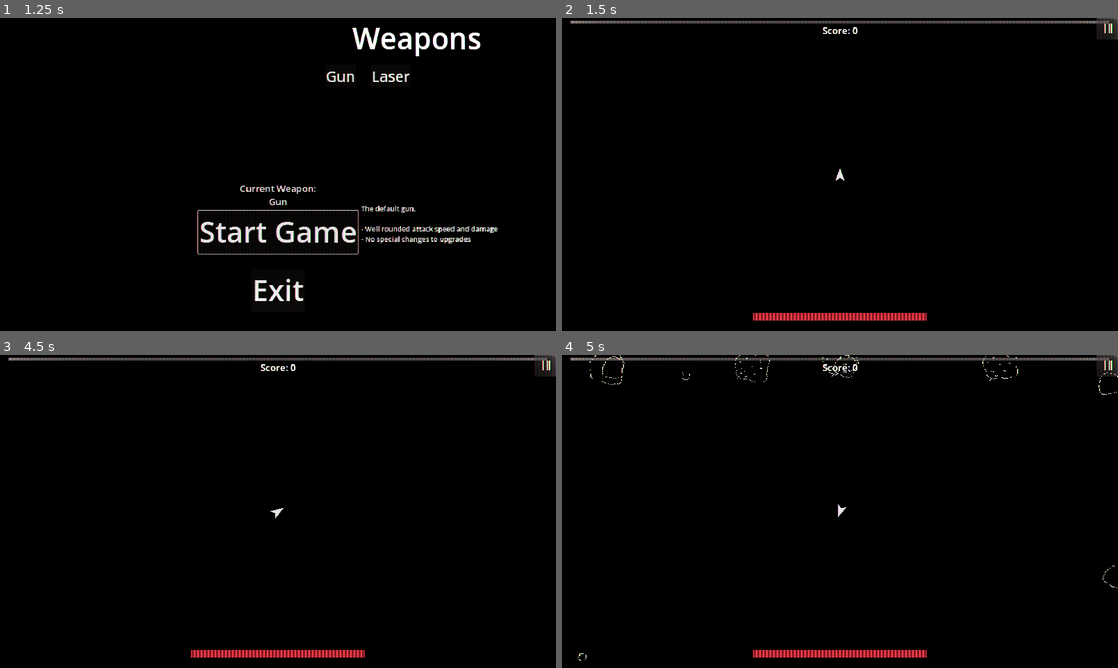
Above: before the commit, frames 1-4 (two rows, left to right).
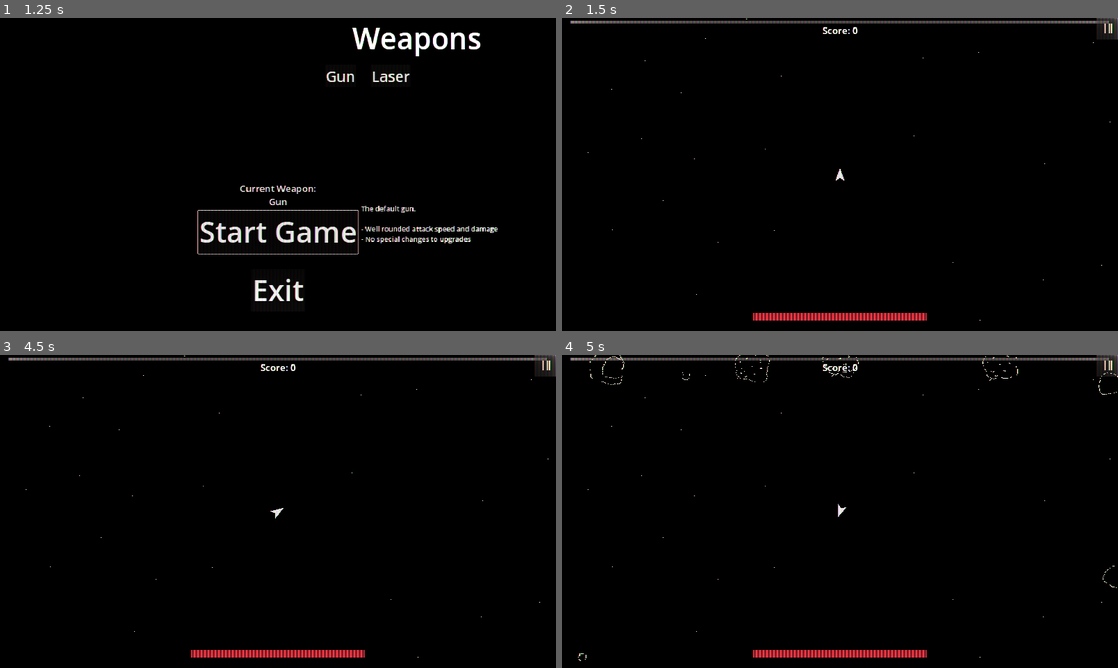
Above: after the commit, the same moments.

Repository: CoilSeb/AsteroidsPersonal
Game: Godot game, scene res://Scenes/Screens/Start Screen/StartScreen.tscn
Two runs of this game, one before a commit and one after it. Both use one fixed random seed, a clock stepped at 60 frames per second and the inputs below.
Inputs (mouse positions are in pixels of both pictures, inside the frame that each line leads up to):
- Up to frame 1 (1.25 s): click "Start Game" at 0.5 s
- Up to frame 2 (1.5 s): click "Start Game" at 1.25 s
- Up to frame 3 (4.5 s): click (544, 364) at 2 s; click "Restart Game" at 2.75 s; click "Start Game" at 3.5 s; tap Enter at 4.25 s; move the mouse to (400, 495) at 4.27 s; hold Right (ui_right) from 4.28 s (still down); tap E (E) at 4.35 s
- Up to frame 4 (5 s): keep holding Right (ui_right); tap L (L) at 4.55 s

Frame 1 is identical in both runs. In frame 2, less than 0.1% of the frame differs, in the area x 4-99%, y 0-97%; in frame 3, less than 0.1%; in frame 4, less than 0.1%.

Commit message:
Added new folder "Sounds" to folder_colors dictionary

Diff:
--- a/Scenes/Asteroids/Big Asteroid/Big_Asteroid.gd
+++ b/Scenes/Asteroids/Big Asteroid/Big_Asteroid.gd
@@ -49,7 +49,6 @@
 	old_position = position
 
 	if weighted && !counted:
-		print("+", weight)
 		Global.enemy_weight += weight
 		counted = true
 
@@ -94,7 +93,6 @@
 
 	if weighted:
 		Global.enemy_weight -= weight
-		print("-", weight)
 		medium_asteroid1.weighted = true
 		medium_asteroid2.weighted = true
 
--- a/Scenes/Asteroids/Big Asteroid/Big_Asteroid.tscn
+++ b/Scenes/Asteroids/Big Asteroid/Big_Asteroid.tscn
@@ -1,11 +1,11 @@
 [gd_scene load_steps=7 format=3 uid="uid://dyqcmx1cj35wv"]
 
 [ext_resource type="Script" path="res://Scenes/Asteroids/Big Asteroid/Big_Asteroid.gd" id="1_dbir2"]
-[ext_resource type="Texture2D" uid="uid://diia43eytv2d" path="res://Sprites/Asteroids/Big_Asteroid-1.png.png" id="2_pfos4"]
-[ext_resource type="Texture2D" uid="uid://cf4ytmn00xnyf" path="res://Sprites/Asteroids/Big_Crack1-1.png.png" id="3_wa68l"]
-[ext_resource type="Texture2D" uid="uid://ce4j7lrf3lvas" path="res://Sprites/Asteroids/Big_Crack2-2.png.png" id="4_n8tjc"]
-[ext_resource type="Texture2D" uid="uid://cs4hs8gfxfsa6" path="res://Sprites/Asteroids/Big_Crack3-3.png.png" id="5_vawms"]
-[ext_resource type="Texture2D" uid="uid://cbo0cofmvltld" path="res://Sprites/Asteroids/Big_Crack4-4.png.png" id="6_d2254"]
+[ext_resource type="Texture2D" uid="uid://d0miblu24pqpv" path="res://Sprites/Asteroids/Big_Asteroid-1.png-1.png.png" id="2_biqs4"]
+[ext_resource type="Texture2D" uid="uid://ch7odur0llejy" path="res://Sprites/Asteroids/Big_Crack1-1.png-1.png.png" id="3_en5h0"]
+[ext_resource type="Texture2D" uid="uid://dhcsyp8vtftx2" path="res://Sprites/Asteroids/Big_Crack2-2.png-1.png.png" id="4_7jc6j"]
+[ext_resource type="Texture2D" uid="uid://cwdc3hhka1yvo" path="res://Sprites/Asteroids/Big_Crack3-3.png-1.png.png" id="5_y5sm6"]
+[ext_resource type="Texture2D" uid="uid://ba4gbf633cy2b" path="res://Sprites/Asteroids/Big_Crack4-4.png-1.png.png" id="6_wifd0"]
 
 [node name="Big_Asteroid" type="Area2D" groups=["Enemy"]]
 collision_layer = 4
@@ -14,27 +14,28 @@
 
 [node name="Sprite2D" type="Sprite2D" parent="."]
 texture_filter = 1
-texture = ExtResource("2_pfos4")
+scale = Vector2(0.5, 0.5)
+texture = ExtResource("2_biqs4")
 
 [node name="Crack1" type="Sprite2D" parent="Sprite2D"]
 visible = false
 texture_filter = 1
-texture = ExtResource("3_wa68l")
+texture = ExtResource("3_en5h0")
 
 [node name="Crack2" type="Sprite2D" parent="Sprite2D"]
 visible = false
 texture_filter = 1
-texture = ExtResource("4_n8tjc")
+texture = ExtResource("4_7jc6j")
 
 [node name="Crack3" type="Sprite2D" parent="Sprite2D"]
 visible = false
 texture_filter = 1
-texture = ExtResource("5_vawms")
+texture = ExtResource("5_y5sm6")
 
 [node name="Crack4" type="Sprite2D" parent="Sprite2D"]
 visible = false
 texture_filter = 1
-texture = ExtResource("6_d2254")
+texture = ExtResource("6_wifd0")
 
 [node name="CollisionPolygon2D" type="CollisionPolygon2D" parent="."]
 visible = false
--- a/Scenes/Asteroids/Medium Asteroid/Medium_asteroid.gd
+++ b/Scenes/Asteroids/Medium Asteroid/Medium_asteroid.gd
@@ -47,7 +47,6 @@
 	old_position = position
 
 	if weighted && !counted:
-		print("+", weight)
 		Global.enemy_weight += weight
 		counted = true
 
@@ -89,7 +88,6 @@
 
 	if weighted:
 		Global.enemy_weight -= weight
-		print("-", weight)
 		small_asteroid1.weighted = true
 		small_asteroid2.weighted = true
 
--- a/Scenes/Asteroids/Medium Asteroid/Medium_asteroid.tscn
+++ b/Scenes/Asteroids/Medium Asteroid/Medium_asteroid.tscn
@@ -1,9 +1,9 @@
 [gd_scene load_steps=5 format=3 uid="uid://oavtintayebl"]
 
 [ext_resource type="Script" path="res://Scenes/Asteroids/Medium Asteroid/Medium_asteroid.gd" id="1_ux4n5"]
-[ext_resource type="Texture2D" uid="uid://duhf8daiqg8ik" path="res://Sprites/Asteroids/Medium_Asteroid-2.png.png" id="2_1h2x7"]
-[ext_resource type="Texture2D" uid="uid://cbydhatam5uop" path="res://Sprites/Asteroids/Medium_Crack1-1.png.png" id="3_thcca"]
-[ext_resource type="Texture2D" uid="uid://4rchgfyuugy" path="res://Sprites/Asteroids/Medium_Crack2-2.png.png" id="4_qrexk"]
+[ext_resource type="Texture2D" uid="uid://dbef6aicystk0" path="res://Sprites/Asteroids/Medium_Asteroid-2.png-1.png.png" id="2_vy8lx"]
+[ext_resource type="Texture2D" uid="uid://tloen5r7y7t4" path="res://Sprites/Asteroids/Medium_Crack1-1.png-1.png.png" id="3_ptyxe"]
+[ext_resource type="Texture2D" uid="uid://kbfw3tklnc87" path="res://Sprites/Asteroids/Medium_Crack2-2.png-1.png.png" id="4_epvqn"]
 
 [node name="Medium_Asteroid" type="Area2D" groups=["Enemy"]]
 collision_layer = 4
@@ -12,17 +12,19 @@
 
 [node name="Sprite2D" type="Sprite2D" parent="."]
 texture_filter = 1
-texture = ExtResource("2_1h2x7")
+scale = Vector2(0.5, 0.5)
+texture = ExtResource("2_vy8lx")
 
 [node name="Crack1" type="Sprite2D" parent="Sprite2D"]
 visible = false
 texture_filter = 1
-texture = ExtResource("3_thcca")
+texture = ExtResource("3_ptyxe")
 
 [node name="Crack2" type="Sprite2D" parent="Sprite2D"]
 visible = false
 texture_filter = 1
-texture = ExtResource("4_qrexk")
+texture = ExtResource("4_epvqn")
 
 [node name="CollisionPolygon2D" type="CollisionPolygon2D" parent="."]
+visible = false
 polygon = PackedVector2Array(4, -40, 14, -40, 31, -29, 41, -17, 41, -1, 35, 4, 36, 11, 37, 20, 32, 28, 31, 33, 12, 33, 7, 35, -3, 30, -17, 27, -28, 23, -33, 15, -31, 4, -31, -7, -22, -20, -19, -22, -18, -28, -6, -37, -2, -39)
--- a/Scenes/Asteroids/Shard Asteroid/Shard_Asteroid.gd
+++ b/Scenes/Asteroids/Shard Asteroid/Shard_Asteroid.gd
@@ -56,7 +56,6 @@
 	old_position = position
 
 	if weighted && !counted:
-		print("+", weight)
 		Global.enemy_weight += weight
 		counted = true
 
@@ -70,7 +69,6 @@
 func destroy():
 	if weighted:
 		Global.enemy_weight -= weight
-		print("-", weight)
 	var particles = ASTEROID_DEATH_PARTICLES.instantiate()
 	particles.position = self.position
 	get_parent().add_child(particles)
--- a/Scenes/Asteroids/Shard Asteroid/Shard_Asteroid.tscn
+++ b/Scenes/Asteroids/Shard Asteroid/Shard_Asteroid.tscn
@@ -1,11 +1,11 @@
 [gd_scene load_steps=7 format=3 uid="uid://w4mbcvw1yd4b"]
 
 [ext_resource type="Script" path="res://Scenes/Asteroids/Shard Asteroid/Shard_Asteroid.gd" id="1_v41mm"]
-[ext_resource type="Texture2D" uid="uid://bx4fi2it8xeap" path="res://Sprites/Asteroids/Shard_Asteroid-1.png.png" id="2_6dvf6"]
-[ext_resource type="Texture2D" uid="uid://ca25y4qv34pmo" path="res://Sprites/Asteroids/Shard_Crack1-2.png.png" id="3_bi12l"]
-[ext_resource type="Texture2D" uid="uid://c2igasnd6kfqj" path="res://Sprites/Asteroids/Shard_Crack2-3.png.png" id="4_htbst"]
-[ext_resource type="Texture2D" uid="uid://tjb4rhah5sdq" path="res://Sprites/Asteroids/Shard_Crack3-4.png.png" id="5_kcdtt"]
-[ext_resource type="Texture2D" uid="uid://dp0maff8pdbc7" path="res://Sprites/Asteroids/Shard_Crack4-5.png.png" id="6_0wnji"]
+[ext_resource type="Texture2D" uid="uid://bh7ghfhc44k6j" path="res://Sprites/Asteroids/Shard_Asteroid-1.png-1.png.png" id="2_24k04"]
+[ext_resource type="Texture2D" uid="uid://dgbtff0jlcmuw" path="res://Sprites/Asteroids/Shard_Crack1-2.png-1.png.png" id="3_mpwcr"]
+[ext_resource type="Texture2D" uid="uid://dqhixqyu7fl6f" path="res://Sprites/Asteroids/Shard_Crack2-3.png-1.png.png" id="4_61055"]
+[ext_resource type="Texture2D" uid="uid://sbtuc85wnynk" path="res://Sprites/Asteroids/Shard_Crack3-4.png-1.png.png" id="5_ah4dm"]
+[ext_resource type="Texture2D" uid="uid://dgmbib7ld88gb" path="res://Sprites/Asteroids/Shard_Crack4-5.png-1.png.png" id="6_wuhvl"]
 
 [node name="Shard_Asteroid" type="Area2D" groups=["Enemy"]]
 collision_layer = 4
@@ -14,7 +14,8 @@
 
 [node name="Sprite2D" type="Sprite2D" parent="."]
 texture_filter = 1
-texture = ExtResource("2_6dvf6")
+scale = Vector2(0.5, 0.5)
+texture = ExtResource("2_24k04")
 
 [node name="CollisionPolygon2D" type="CollisionPolygon2D" parent="."]
 visible = false
@@ -23,19 +24,23 @@
 [node name="Crack1" type="Sprite2D" parent="."]
 visible = false
 texture_filter = 1
-texture = ExtResource("3_bi12l")
+scale = Vector2(0.5, 0.5)
+texture = ExtResource("3_mpwcr")
 
 [node name="Crack2" type="Sprite2D" parent="."]
 visible = false
 texture_filter = 1
-texture = ExtResource("4_htbst")
+scale = Vector2(0.5, 0.5)
+texture = ExtResource("4_61055")
 
 [node name="Crack3" type="Sprite2D" parent="."]
 visible = false
 texture_filter = 1
-texture = ExtResource("5_kcdtt")
+scale = Vector2(0.5, 0.5)
+texture = ExtResource("5_ah4dm")
 
 [node name="Crack4" type="Sprite2D" parent="."]
 visible = false
 texture_filter = 1
-texture = ExtResource("6_0wnji")
+scale = Vector2(0.5, 0.5)
+texture = ExtResource("6_wuhvl")
--- a/Scenes/Asteroids/Shard Asteroid/shard.tscn
+++ b/Scenes/Asteroids/Shard Asteroid/shard.tscn
@@ -1,16 +1,18 @@
 [gd_scene load_steps=3 format=3 uid="uid://bgok41wy4ltpm"]
 
 [ext_resource type="Script" path="res://Scenes/Asteroids/Shard Asteroid/shard.gd" id="1_olui0"]
-[ext_resource type="Texture2D" uid="uid://n0i22ptxg062" path="res://Sprites/Asteroids/Shard-1.png.png" id="1_v27lw"]
+[ext_resource type="Texture2D" uid="uid://bdrqgatfkqou3" path="res://Sprites/Asteroids/New Piskel-1.png (1).png" id="2_23gxl"]
 
 [node name="Shard" type="Area2D" groups=["Shard"]]
 collision_layer = 4
 script = ExtResource("1_olui0")
 
 [node name="Sprite2D" type="Sprite2D" parent="."]
-texture = ExtResource("1_v27lw")
+scale = Vector2(0.5, 0.5)
+texture = ExtResource("2_23gxl")
 
 [node name="CollisionPolygon2D" type="CollisionPolygon2D" parent="."]
+visible = false
 polygon = PackedVector2Array(11, -24, 11, -13, 12, -13, 12, 9, 11, 10, 8, 11, 4, 11, 3, 12, 3, 17, 1, 20, 1, 21, -6, 21, -12, 24, -16, 26, -16, 27, -20, 27, -20, 28, -22, 28, -22, 26, -21, 26, -21, 24, -19, 21, -18, 20, -18, 15, -14, 8, -14, 4, -12, -1, -7, 2, -6, 3, -5, 2, -4, -5, 9, -23, 10, -24)
 
 [node name="Timer" type="Timer" parent="."]
--- a/Scenes/Asteroids/Small Asteroid/Small_asteroid.gd
+++ b/Scenes/Asteroids/Small Asteroid/Small_asteroid.gd
@@ -45,7 +45,6 @@
 	old_position = position
 
 	if weighted && !counted:
-		print("+", weight)
 		Global.enemy_weight += weight
 		counted = true
 
@@ -59,7 +58,6 @@
 func destroy():
 	if weighted:
 		Global.enemy_weight -= weight
-		print("-", weight)
 	var particles = ASTEROID_DEATH_PARTICLES.instantiate()
 	particles.position = self.position
 	get_parent().add_child(particles)
--- a/Scenes/Asteroids/Small Asteroid/Small_asteroid.tscn
+++ b/Scenes/Asteroids/Small Asteroid/Small_asteroid.tscn
@@ -1,7 +1,7 @@
 [gd_scene load_steps=3 format=3 uid="uid://efl3216d0618"]
 
 [ext_resource type="Script" path="res://Scenes/Asteroids/Small Asteroid/Small_asteroid.gd" id="1_7qam3"]
-[ext_resource type="Texture2D" uid="uid://by42ob5hwsx85" path="res://Sprites/Asteroids/Small_Asteroid-3.png.png" id="2_oipfn"]
+[ext_resource type="Texture2D" uid="uid://6e4fciphwbl" path="res://Sprites/Asteroids/Small_Asteroid-3.png-1.png.png" id="2_imcp2"]
 
 [node name="Small_Asteroid" type="Area2D" groups=["Enemy"]]
 collision_layer = 4
@@ -10,7 +10,9 @@
 
 [node name="Sprite2D" type="Sprite2D" parent="."]
 texture_filter = 1
-texture = ExtResource("2_oipfn")
+scale = Vector2(0.5, 0.5)
+texture = ExtResource("2_imcp2")
 
 [node name="CollisionPolygon2D" type="CollisionPolygon2D" parent="."]
+visible = false
 polygon = PackedVector2Array(-1, -16, 9, -15, 14, -12, 19, -11, 19, 1, 15, 7, 10, 11, -1, 9, -6, 4, -8, -7, -2, -8, -2, -12)
--- a/Scenes/Screens/GameScene/GameScene.gd
+++ b/Scenes/Screens/GameScene/GameScene.gd
@@ -123,6 +123,13 @@
 		for i in range(4):
 			spawn_special_Asteroid_with_weight()
 		return
+	if wave_num == 3 && Global.enemy_weight <= 12:
+		#wave_num += 1
+		for i in range(10):
+			spawn_basic_Asteroid_with_weight()
+		for i in range(4):
+			spawn_special_Asteroid_with_weight()
+		return
 
 
 func _on_timer_timeout():
@@ -131,6 +138,3 @@
 		spawn_special_Asteroid()
 	else:
 		spawn_basic_Asteroid()
-	print("enemy spawned")
-	if Global.enemy_weight > 0:
-		print(Global.enemy_weight)
--- a/Scenes/Screens/GameScene/GameScene.tscn
+++ b/Scenes/Screens/GameScene/GameScene.tscn
@@ -1,7 +1,8 @@
-[gd_scene load_steps=3 format=3 uid="uid://cl0s7o04ccses"]
+[gd_scene load_steps=4 format=3 uid="uid://cl0s7o04ccses"]
 
 [ext_resource type="Script" path="res://Scenes/Screens/GameScene/GameScene.gd" id="1_m8r6t"]
 [ext_resource type="PackedScene" uid="uid://c0jlxjxdu4vma" path="res://Scenes/UI/UI.tscn" id="2_u5fmq"]
+[ext_resource type="Texture2D" uid="uid://bb16cwspjti6c" path="res://Sprites/Other/BG-1.png (1).png" id="3_annfb"]
 
 [node name="GameScene" type="Node2D"]
 script = ExtResource("1_m8r6t")
@@ -21,6 +22,15 @@
 one_shot = true
 autostart = true
 
+[node name="ParallaxBackground" type="ParallaxBackground" parent="."]
+offset = Vector2(1024, 720)
+transform = Transform2D(1, 0, 0, 1, 1024, 720)
+
+[node name="ParallaxLayer" type="ParallaxLayer" parent="ParallaxBackground"]
+
+[node name="Sprite2D" type="Sprite2D" parent="ParallaxBackground/ParallaxLayer"]
+texture = ExtResource("3_annfb")
+
 [connection signal="timeout" from="SpawnTimer" to="." method="_on_spawn_timer_timeout"]
 [connection signal="timeout" from="Timer" to="." method="_on_timer_timeout"]
 [connection signal="timeout" from="WaveTimer" to="." method="_on_wave_timer_timeout"]
--- a/project.godot
+++ b/project.godot
@@ -31,6 +31,7 @@
 "res://Global Scripts/": "green",
 "res://Particles/": "blue",
 "res://Scenes/": "red",
+"res://Sounds/": "blue",
 "res://Sprites/": "blue",
 "res://Upgrades/": "yellow"
 }
Not shown, added: Sounds/hurt_c_08-102842.mp3.import
Not shown, added: Sounds/retro-game-sfx_jump-bumpwav-14853.mp3.import
Not shown, added: Sounds/retro-video-game-death-95730.mp3.import
Binary file added: Sprites/Asteroids/Big_Asteroid-1.png-1.png.png
Not shown, added: Sprites/Asteroids/Big_Asteroid-1.png-1.png.png.import
Binary file removed: Sprites/Asteroids/Big_Asteroid-1.png.png
Binary file added: Sprites/Asteroids/Big_Crack1-1.png-1.png.png
Not shown, added: Sprites/Asteroids/Big_Crack1-1.png-1.png.png.import
Binary file removed: Sprites/Asteroids/Big_Crack1-1.png.png
Binary file added: Sprites/Asteroids/Big_Crack2-2.png-1.png.png
Not shown, added: Sprites/Asteroids/Big_Crack2-2.png-1.png.png.import
Binary file removed: Sprites/Asteroids/Big_Crack2-2.png.png
(and 41 more such lines)
